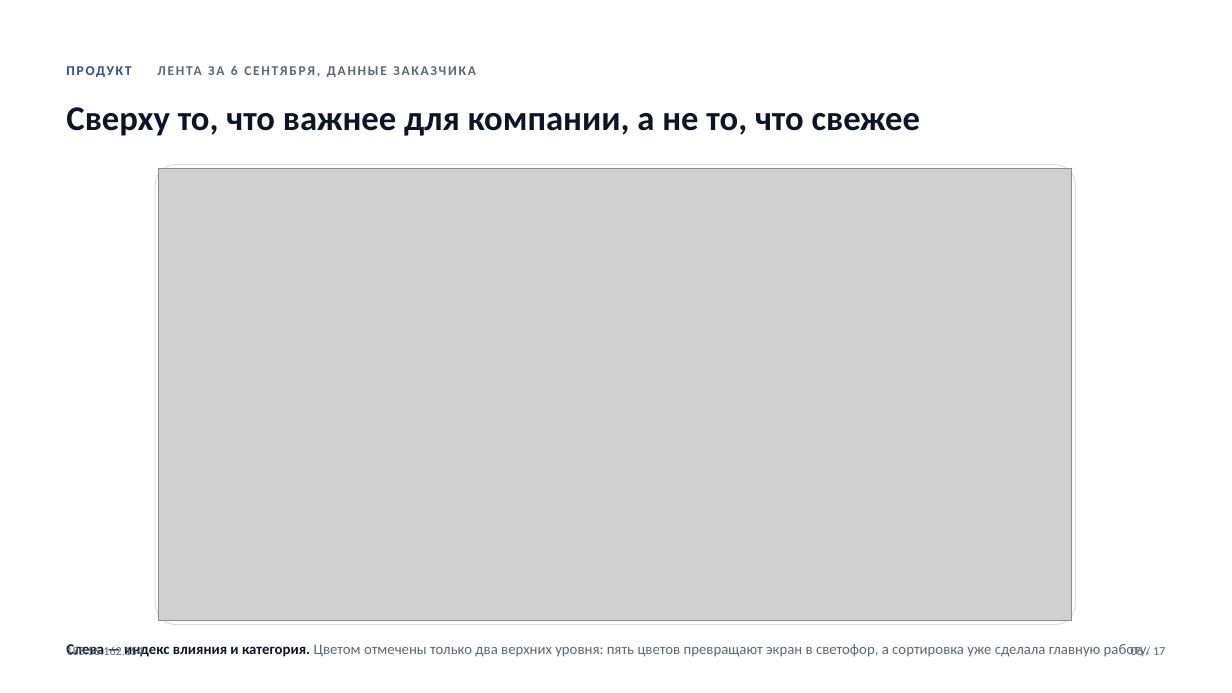
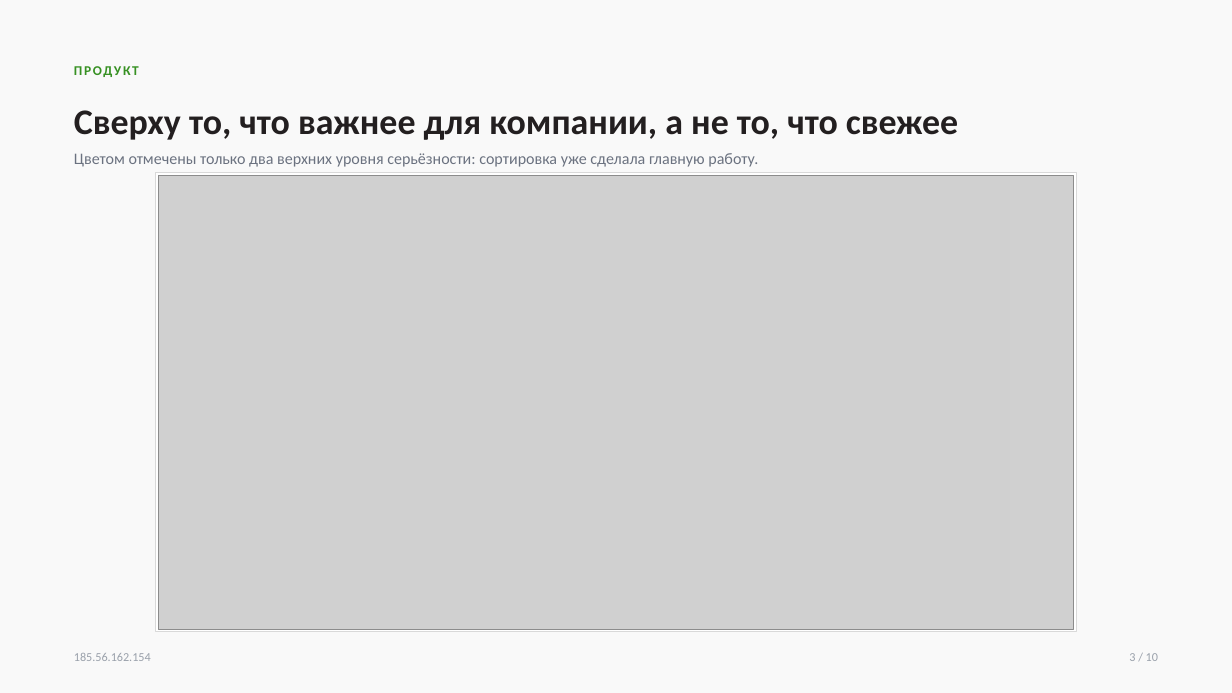
Before and after one commit to veceloe/ai-gpr-center-cifra, a slide deck: slide 4 of docs/product/build/presentation.pptx (slide 6 before the commit). Drawn at 1232x693 pixels with LibreOffice and Linux fonts; fonts in the diff are those of the drawing; grey boxes stand for pictures; background and template pictures are left out. Boxes give left, top, right and bottom in pixels: in the first picture for what was removed or moved away, otherwise in the second. Text is boxed around its words. In the diff, an @@ line names an element or a change of style, - is before the commit and + after.

```diff
--- a/docs/product/build/presentation.pptx
+++ b/docs/product/build/presentation.pptx
@@ rectangle added at bbox=[0, 0, 1232, 693], fill #F9F9F9 @@
@@ text at bbox=[74, 66, 139, 77]: text changed; text colour #5B667A to #379123 @@
-ПРОДУКТ ЛЕНТА ЗА 6 СЕНТЯБРЯ, ДАННЫЕ ЗАКАЗЧИКА
+ПРОДУКТ
@@ text "Сверху то, что важнее для ...": place and size @@
-text "Сверху то, что важнее для ..." at bbox=[66, 107, 920, 136]
+text "Сверху то, что важнее для ..." at bbox=[74, 110, 958, 140]
@@ text "Сверху то, что важнее для ..." at bbox=[74, 110, 958, 140]: size 27 to 28 pt, text colour #0E1428 to #231F20; line spacing 1.08 to 1.14 @@
@@ text at bbox=[74, 153, 758, 167]: text changed; size 11.5 to 12.5 pt; text colour #5B667A to #6B7280 @@
-Слева — индекс влияния и категория. Цветом отмечены только два верхних уровня: пять цветов превращают экран в светофор, а сортировка уже сделала главную работу.
+Цветом отмечены только два верхних уровня серьёзности: сортировка уже сделала главную работу.
@@ rounded rectangle removed at bbox=[155, 165, 1076, 625] @@
@@ rectangle added at bbox=[156, 173, 1077, 632], fill #FFFFFF, outline #D9D9D9 0.75 pt @@
@@ picture: place and size @@
-picture at bbox=[159, 168, 1072, 621]
+picture at bbox=[159, 176, 1074, 629]
@@ text "185.56.162.154": place and size @@
-text "185.56.162.154" at bbox=[66, 645, 143, 657]
+text "185.56.162.154" at bbox=[74, 653, 151, 661]
@@ text "185.56.162.154" at bbox=[74, 653, 151, 661]: text colour #5B667A to #9AA1AB; line spacing 1.28 to 1.32 @@
@@ text added at bbox=[1129, 653, 1158, 661], 9.5 pt, text #9AA1AB @@
+3 / 10
@@ text removed at bbox=[1131, 647, 1165, 656] @@
-06 / 17
```
Also in this commit, not shown: 3 other slides changed, 6 slides added, 13 slides removed, 4 other files.
